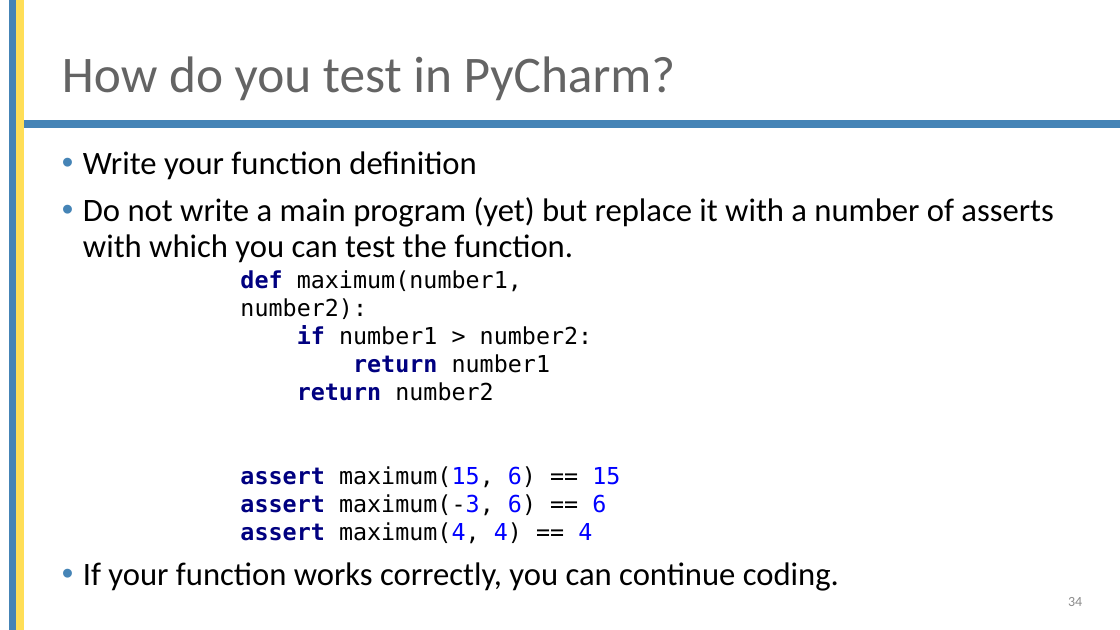
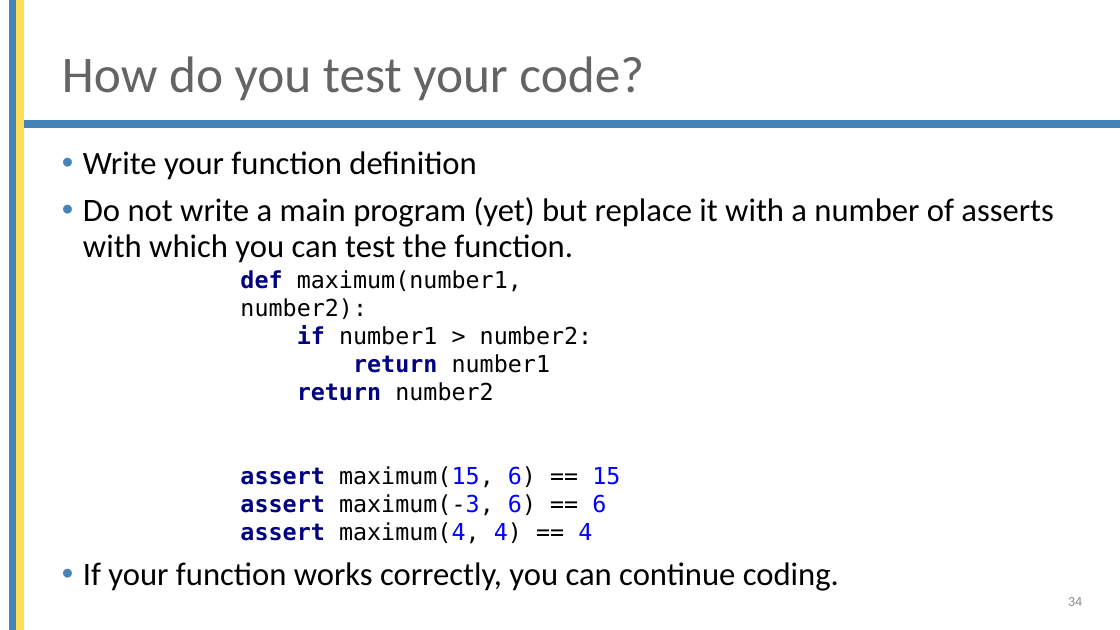
Before and after one commit to brentpulmansTM/Beobank-October-2022, a slide deck: slide 34 of Basic_python/6 Functions.pptx. Drawn at 1120x630 pixels with LibreOffice and Linux fonts; fonts in the diff are those of the drawing; background and template pictures are left out. Boxes give left, top, right and bottom in pixels: in the first picture for what was removed or moved away, otherwise in the second. Text is boxed around its words. In the diff, an @@ line names an element or a change of style, - is before the commit and + after.

```diff
--- a/Basic_python/6 Functions.pptx
+++ b/Basic_python/6 Functions.pptx
@@ title at (62,56,644,101): text changed @@
-How do you test in PyCharm?
+How do you test your code?
```
Also in this commit, not shown: 3 other slides changed, 2 other files.
